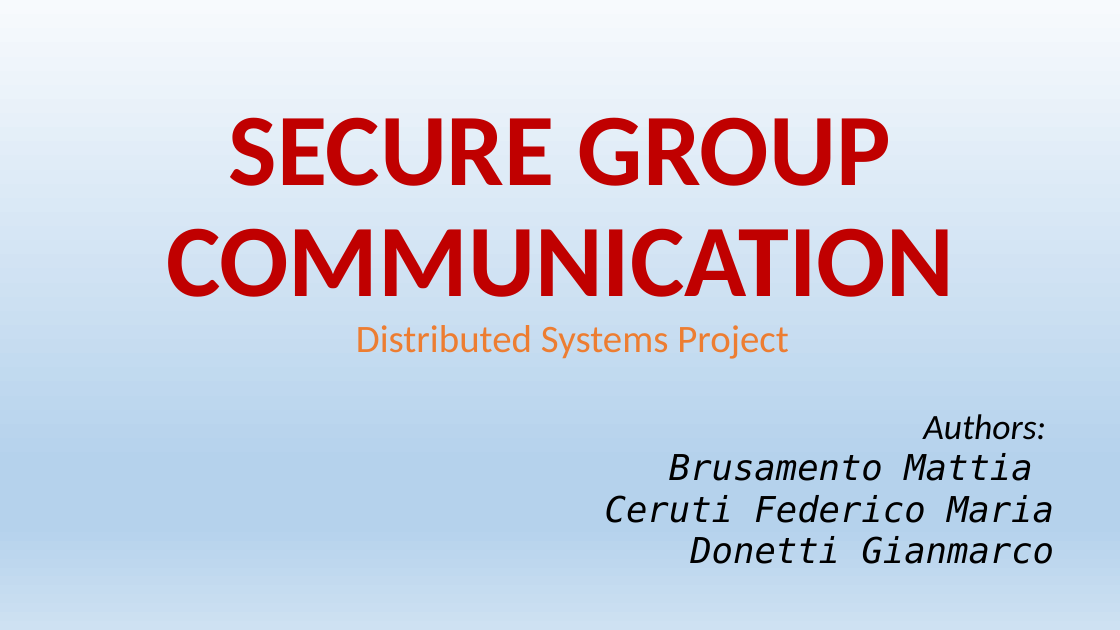
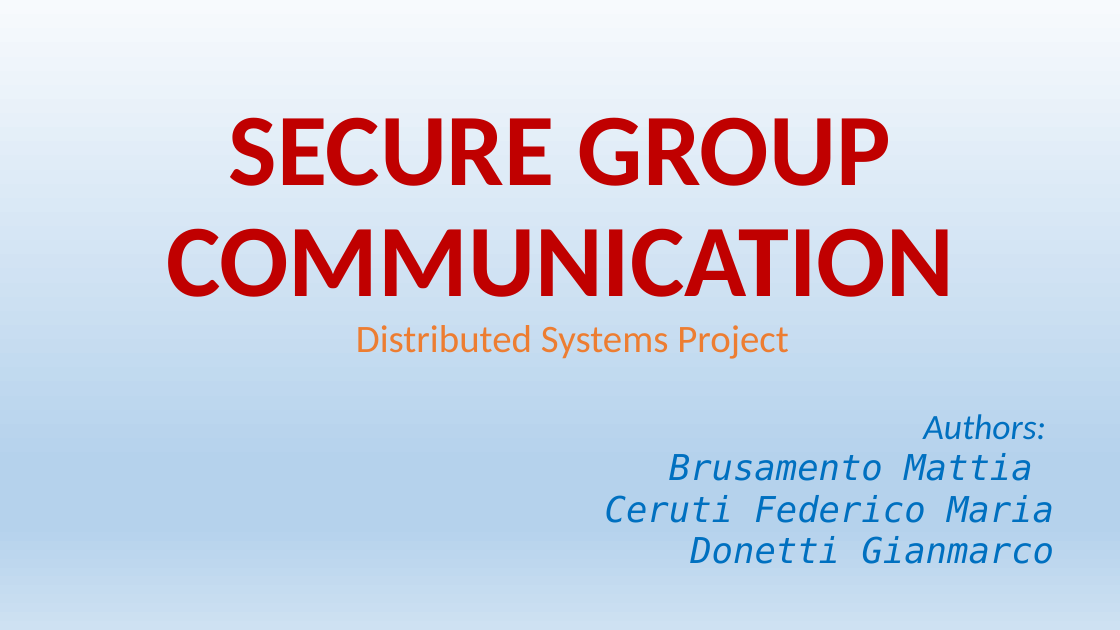
Before and after one commit to stajfar/distributed-systems-brusamento-ceruti-donetti, a slide deck: slide 1 of SecureGroup/documentation/SECURE GROUP COMMUNICATION.pptx. Drawn at 1120x630 pixels with LibreOffice and Linux fonts; fonts in the diff are those of the drawing. Boxes give left, top, right and bottom in pixels: in the first picture for what was removed or moved away, otherwise in the second. Text is boxed around its words. In the diff, an @@ line names an element or a change of style, - is before the commit and + after.

```diff
--- a/SecureGroup/documentation/SECURE GROUP COMMUNICATION.pptx
+++ b/SecureGroup/documentation/SECURE GROUP COMMUNICATION.pptx
@@ subtitle at (605, 414, 1055, 564): text colour #000000 to #0070C0 in "Authors:", "Brusamento Mattia", "Ceruti Federico Maria", "Donetti Gianmarco" @@
```
Also in this commit, not shown: 5 other slides changed, 10 slides added, 5 other files.
